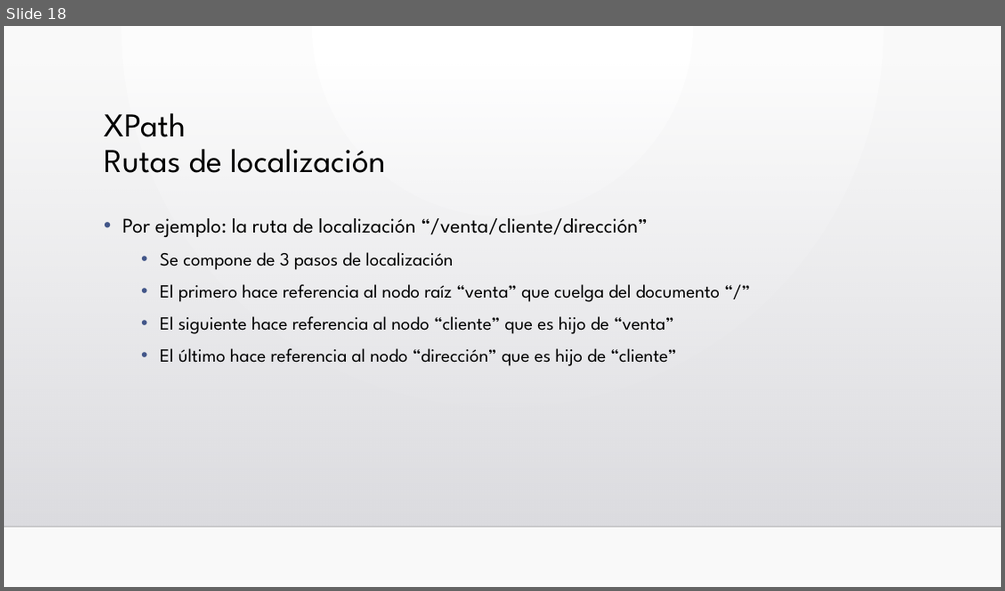
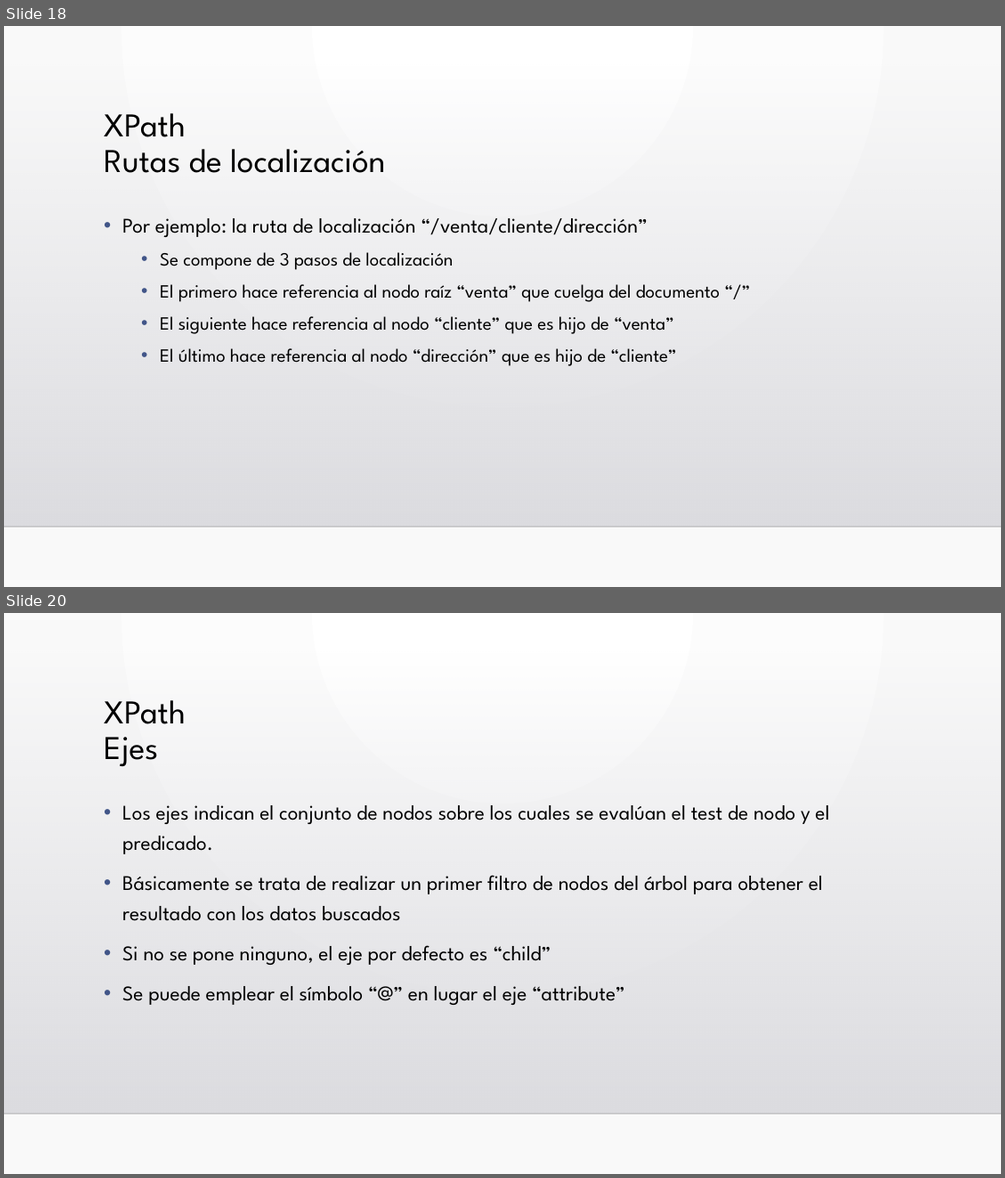
Before and after one commit to llllJokerllll/Lima, a slide deck: Unidad3/UD 03.3 XPath.pptx. Shown one above the other, each under a label of ours: slide 18 before the commit, slides 18 and 20 after it; the slides between them are not shown. The pictures are 1005x591 and 1005x1178 pixels, drawn with LibreOffice and Linux fonts; fonts in the diff are those of the drawing; background and template pictures are left out. Boxes give left, top, right and bottom in pixels: in the first picture for what was removed or moved away, otherwise in the second. Text is boxed around its words. In the diff, an @@ line names an element or a change of style, - is before the commit and + after.

```diff
--- a/Unidad3/UD 03.3 XPath.pptx
+++ b/Unidad3/UD 03.3 XPath.pptx
@@ slide 20 added at [4,613,1001,1174], background gradient #FFFFFF to #FAFAFA; not listed: 2 template elements that a slide beside it also shows @@
@@ title added at [104,700,186,766], 32 pt, text #000000 @@
+XPath
+Ejes
@@ text added at [122,805,829,1005], 20 pt, text #000000 @@
+• Los ejes indican el conjunto de nodos sobre los cuales se evalúan el test de nodo y el predicado.
+• Básicamente se trata de realizar un primer filtro de nodos del árbol para obtener el resultado con los datos buscados
+• Si no se pone ninguno, el eje por defecto es “child”
+• Se puede emplear el símbolo “@” en lugar el eje “attribute”
```
Also in this commit, not shown: 23 other slides added, 1 slide removed, 3 other files.
